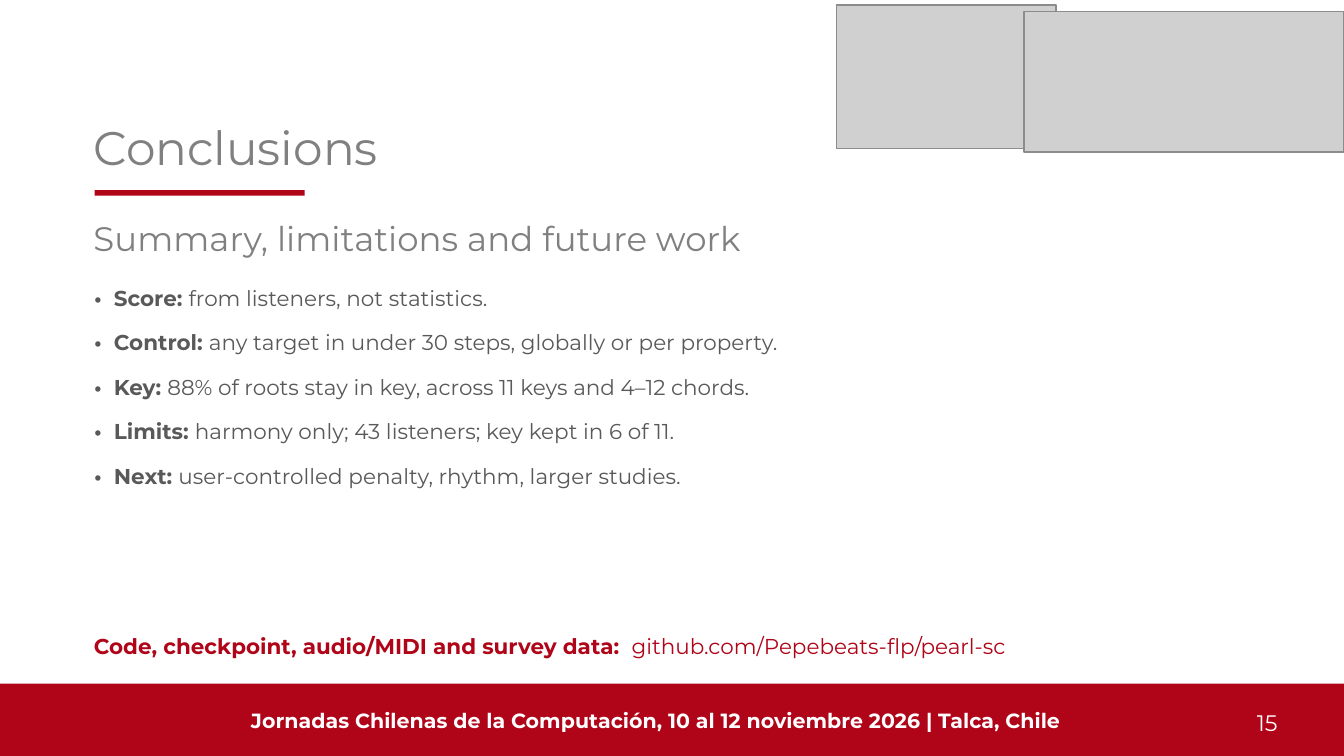
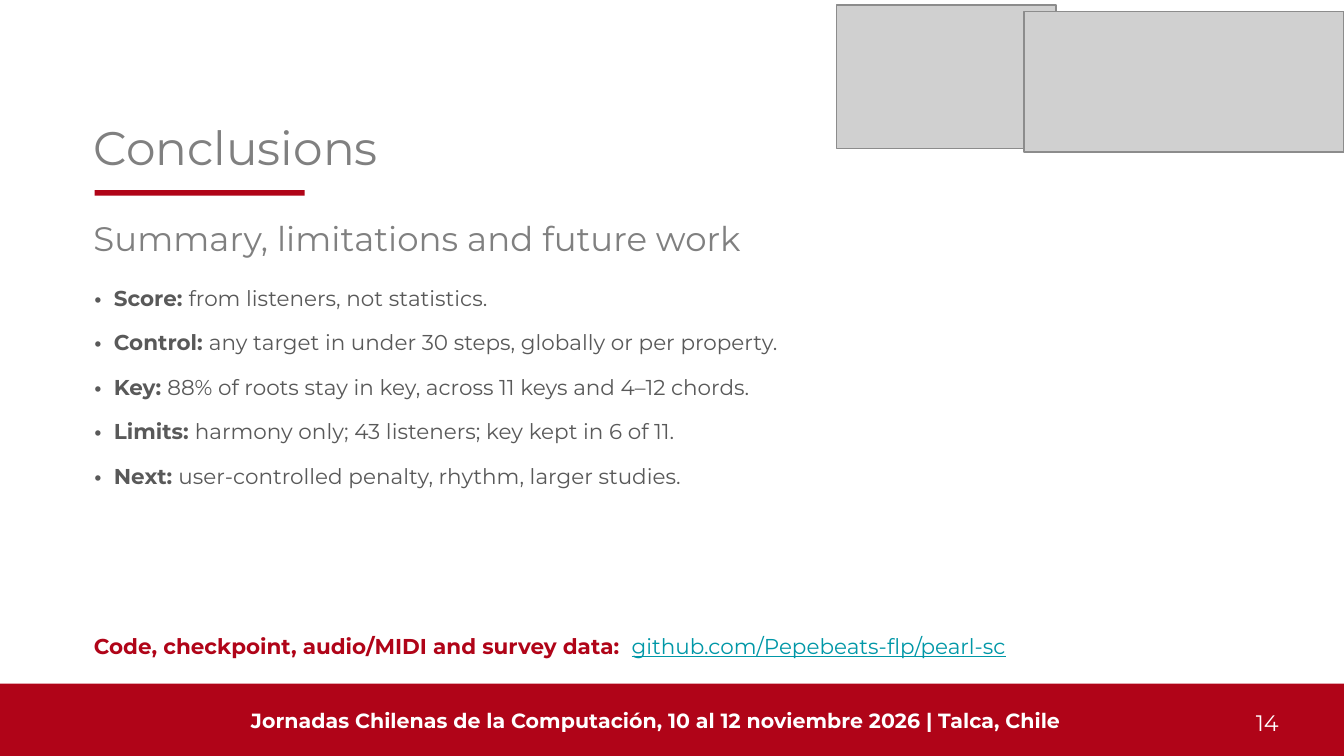
Before and after one commit to Pepebeats-flp/SCL_2.0, a slide deck: slide 14 of JCC2026/PEARL_JCC2026.pptx (slide 15 before the commit). Drawn at 1344x756 pixels with LibreOffice and Linux fonts; fonts in the diff are those of the drawing; grey boxes stand for pictures. Boxes give left, top, right and bottom in pixels: in the first picture for what was removed or moved away, otherwise in the second. Text is boxed around its words. In the diff, an @@ line names an element or a change of style, - is before the commit and + after.

Commit message:
JCC2026 deck: diagrams, fonts and PDF export

```diff
--- a/JCC2026/PEARL_JCC2026.pptx
+++ b/JCC2026/PEARL_JCC2026.pptx
@@ text "Code, checkpoint, audio/MIDI and survey ..." at box(94, 636, 1006, 659): text colour #B00418 to #0097A7, underline on in "github.com/Pepebeats-flp/pearl-sc" @@
@@ text at box(1256, 715, 1279, 731): text changed @@
-15
+14
```
Also in this commit, not shown: 12 other slides changed, 2 slides added, 3 slides removed, 18 other files.
